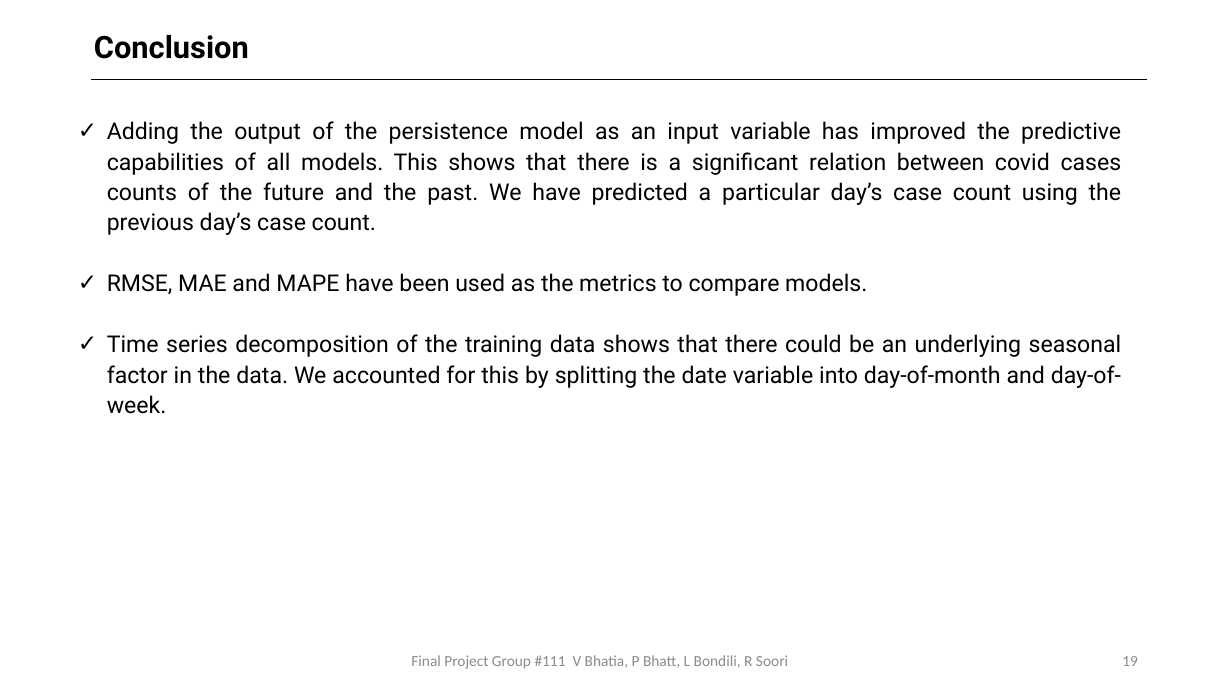
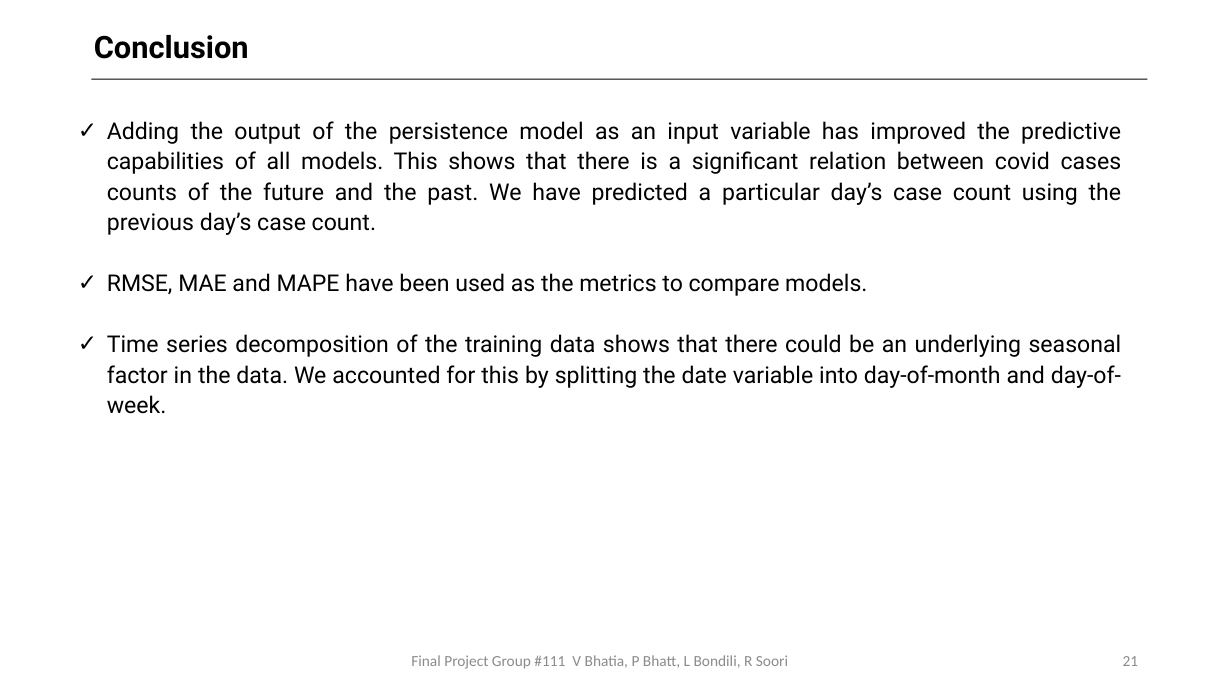
Before and after one commit to bhatiavr/cs109b-final-project-111, a slide deck: slide 21 of docs/Forecasting COVID-19 Cases Using SARS-Cov-2 Titers in Wastewater.pptx (slide 19 before the commit). Drawn at 1232x693 pixels with LibreOffice and Linux fonts; fonts in the diff are those of the drawing. Boxes give left, top, right and bottom in pixels: in the first picture for what was removed or moved away, otherwise in the second. Text is boxed around its words. In the diff, an @@ line names an element or a change of style, - is before the commit and + after.

```diff
--- a/docs/Forecasting COVID-19 Cases Using SARS-Cov-2 Titers in Wastewater.pptx
+++ b/docs/Forecasting COVID-19 Cases Using SARS-Cov-2 Titers in Wastewater.pptx
@@ line (91, 79) - (1148, 79): stroke #000000 0.5 pt to #000000 0.75 pt @@
@@ text "Final Project Group #111 V ..." at (411,655,788,669): text colour #8C8C8C to #8B8B8B @@
@@ page number at (1123,656,1139,666): text changed; text colour #8C8C8C to #8B8B8B @@
-19
+21
```
Also in this commit, not shown: 18 other slides changed, 6 slides added, 2 slides removed, 1 other file.
